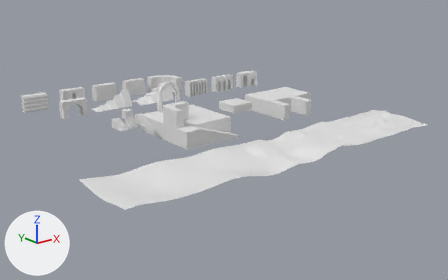
An edit to the FBX model Assets/Models/demo.fbx, drawn before and after from the same camera.
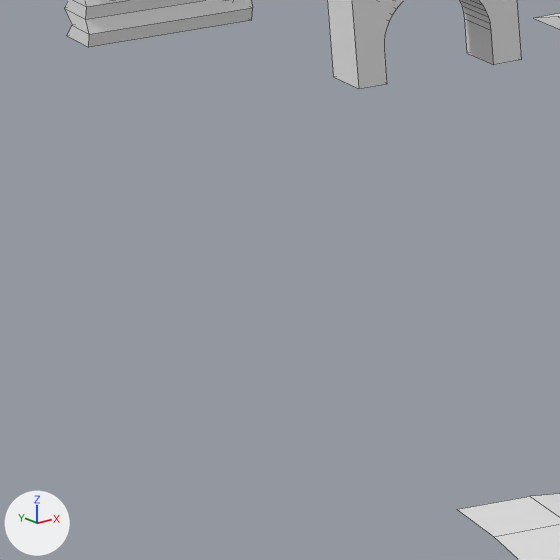
The first picture shows the older version from a 50 mm lens placed at (-84.4, -120.8, 39.7), pointed at (2.5, -12.2, -3.7). The close-ups show both versions on the part from 3% to 21% of the width and 38% to 67% of the height of that picture; other places that the commit changed are outside them. Every picture has the same lights, and +X, +Y and +Z are marked at lower left. The close-ups show mesh edges as thin lines. Where no turn or scale is listed for an object, it has been applied to the vertices.

Names of what the first close-up shows: 'demo_10', 'demo_12', 'demo_terrain_01'.
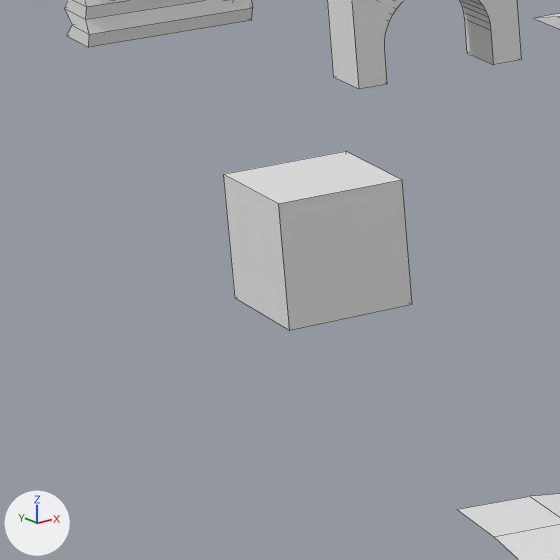
Pixel boxes (x1, y1, x2, y2) of what changed, in the close-ups (560 x 560 px):
'demo_cube_01', added: after (224, 151, 411, 330)

What the commit changed:
Mesh me_plane_006 is new.
It is a box spanning x -2.0..2.0, y -2.0..2.0, z -2.0..2.0.
Object 'demo_cube_01' (ob_demo_cube_01) is new; it shows me_plane_006.
Its location is (-33.0, 0.0, 0.0).
